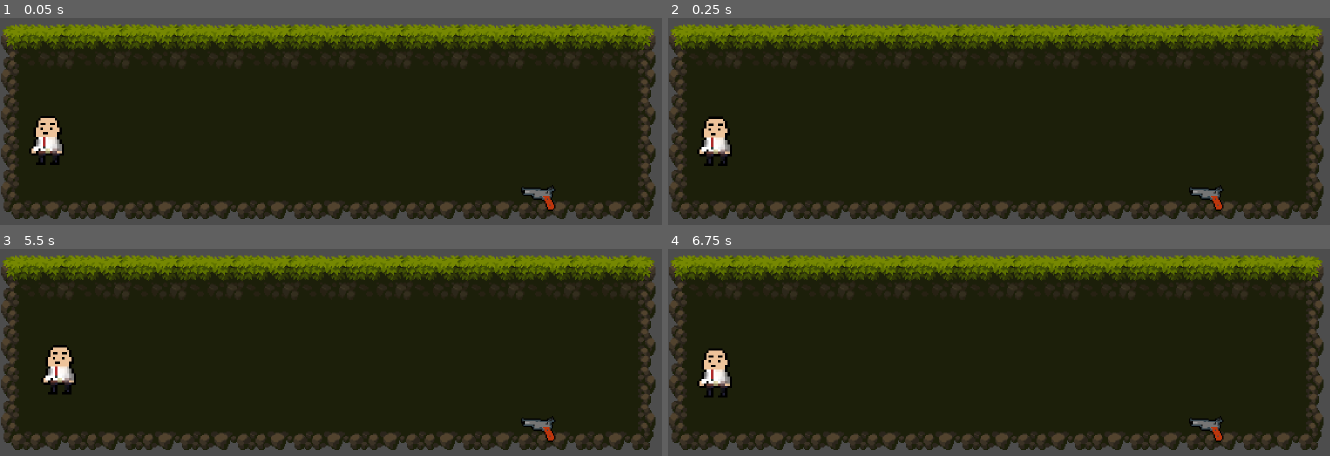
Above: before the commit, frames 1-4 (two rows, left to right).
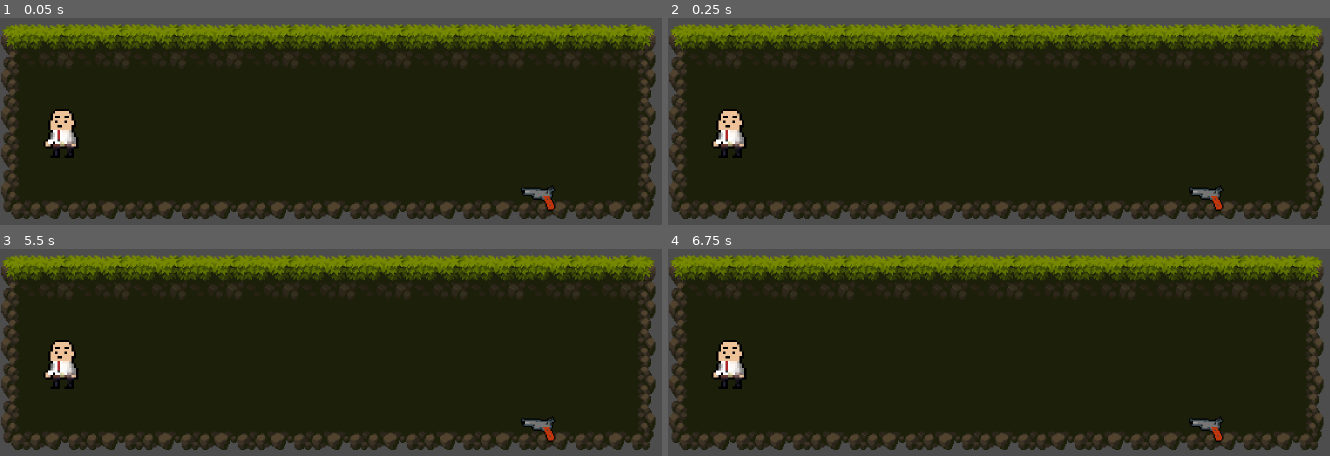
Above: after the commit, the same moments.

Repository: Flipfloppm/jump-n-gun
Game: Godot game, scene res://Levels/test_level.tscn
Two runs of this game, one before a commit and one after it. Both use one fixed random seed, a clock stepped at 60 frames per second and the inputs below. This scene is started directly instead of the project's main scene.
Inputs (mouse positions are in pixels of both pictures, inside the frame that each line leads up to):
- Up to frame 1 (0.05 s): no input
- Up to frame 2 (0.25 s): no input
- Up to frame 3 (5.5 s): tap Enter at 0.5, 2, 3.5 s; move the mouse to (575, 311) at 0.52 s; hold D (right) 0.53-2.03 s; click (575, 311) at 0.6 s; tap Space (jump) at 0.77, 1.25, 1.52, 2.75, 3.02, 3.77, 4.25, 4.52 s; move the mouse to (238, 350) at 1.27 s; click (238, 350) at 1.35 s; move the mouse to (outside the picture) at 2.02 s; hold A (left) 2.03-2.78 s; click (outside the picture) at 2.1 s; move the mouse to (357, 410) at 2.77 s; hold D (right) 2.78-4.28 s; click (357, 410) at 2.85 s; move the mouse to (642, 391) at 3.52 s; click (642, 391) at 3.6 s; move the mouse to (158, 271) at 4.27 s; hold A (left) 4.28-5.03 s; click (158, 271) at 4.35 s; move the mouse to (436, 331) at 5.02 s; hold D (right) from 5.03 s (still down); click (436, 331) at 5.1 s
- Up to frame 4 (6.75 s): move the mouse to (outside the picture) at 5.77 s; release D (right) at 5.78 s; hold A (left) from 5.78 s (still down); click (outside the picture) at 5.85 s; tap Space (jump) at 6.02 s; move the mouse to (1243, 311) at 6.52 s; click (1243, 311) at 6.6 s

The runs differ from the first frame. In frame 1, 1.2% of the frame differs, in the area x 4-12%, y 43-72%; in frame 2, 1.2%; in frame 3, 0.8%; in frame 4, 1.3%.

Commit message:
fixed multiplayer synchronization and deleted some commented out code

Diff:
--- a/Characters/player.gd
+++ b/Characters/player.gd
@@ -37,61 +37,25 @@
 
 	# Get the input direction and handle the movement/deceleration.
 	# As good practice, you should replace UI actions with custom gameplay actions.
-	var direction = Input.get_axis("left", "right")
-	if direction:
-		velocity.x = direction * SPEED
-	elif is_on_floor(): # and Input.is_action_just_released("left") or Input.is_action_just_released("right"):
-		#velocity.x = move_toward(velocity.x, 0, SPEED)
-		velocity.x = lerp(velocity.x, 0.0, 0.7)
+		var direction = Input.get_axis("left", "right")
+		if direction:
+			velocity.x = direction * SPEED
+		elif is_on_floor(): # and Input.is_action_just_released("left") or Input.is_action_just_released("right"):
+			#velocity.x = move_toward(velocity.x, 0, SPEED)
+			velocity.x = lerp(velocity.x, 0.0, 0.7)
 
-	# This rotates the gun following the mouse
-	#print(get_viewport().get_mouse_position())
-	mousePosVector = Vector2(get_global_mouse_position() - position)
-	gunRotation = acos(mousePosVector.dot(Vector2(1,0)) / mousePosVector.length())
-	#print(gunRotation)
-	#print(position, get_viewport().get_mouse_position())
-
-	if (get_global_mouse_position().y < position.y):
-		gunRotation *= -1
-	$GunRotation.rotation = gunRotation
+		# This rotates the gun following the mouse
+		mousePosVector = Vector2(get_global_mouse_position() - position)
+		gunRotation = acos(mousePosVector.dot(Vector2(1,0)) / mousePosVector.length())
 
 
+		if (get_global_mouse_position().y < position.y):
+			gunRotation *= -1
+		$GunRotation.rotation = gunRotation
 
-	#$GunRotation.look_at(get_viewport().get_mouse_position())
-	#$GunRotation.look_at($Sprite.get_local_mouse_position())
-	# if Input.is_action_just_pressed("shoot") and hasPistol:
-	# 	# Shoot bullet.
-	# 	var b = bullet.instantiate()
-	# 	b.global_position = $GunRotation/BulletSpawn.global_position
-	# 	b.rotation_degrees = $GunRotation.rotation_degrees
-	# 	get_tree().root.add_child(b)
-
-	# 	# Knockback player.
-	# 	var knockback_vector = Vector2.ZERO
-	# 	var knockback_rads = $GunRotation.rotation + PI
-	# 	knockback_vector.y = sin(knockback_rads) * 0.5
-	# 	knockback_vector.x = cos(knockback_rads)
-	# 	print(knockback_vector)
-	# 	velocity += knockback_vector * PISTOL_KNOCKBACK_VELOCITY
-	# 	print(velocity)
-	# 	print()
-	# 	knockback_vector = lerp(knockback_vector, Vector2.ZERO, 0.1)
-	if Input.is_action_just_pressed("shoot") and hasRocketLauncher:
-		fire.rpc()
-		# Shoot rocket.
-		#var r = rocket.instantiate()
-		#r.global_position = $GunRotation/RocketSpawn.global_position
-		#r.rotation_degrees = $GunRotation.rotation_degrees
-		#get_tree().root.add_child(r)
-
-		# Knockback player.
-		var knockback_vector = Vector2.ZERO
-		var knockback_rads = $GunRotation.rotation + PI
-		knockback_vector.y = sin(knockback_rads) * 0.5
-		knockback_vector.x = cos(knockback_rads)
-		velocity += knockback_vector * PISTOL_KNOCKBACK_VELOCITY
-		knockback_vector = lerp(knockback_vector, Vector2.ZERO, 0.1)
-	move_and_slide()
+		if Input.is_action_just_pressed("shoot") and hasRocketLauncher:
+			fire.rpc()
+		move_and_slide()
 
 
 func _on_rocket_body_entered(body):
